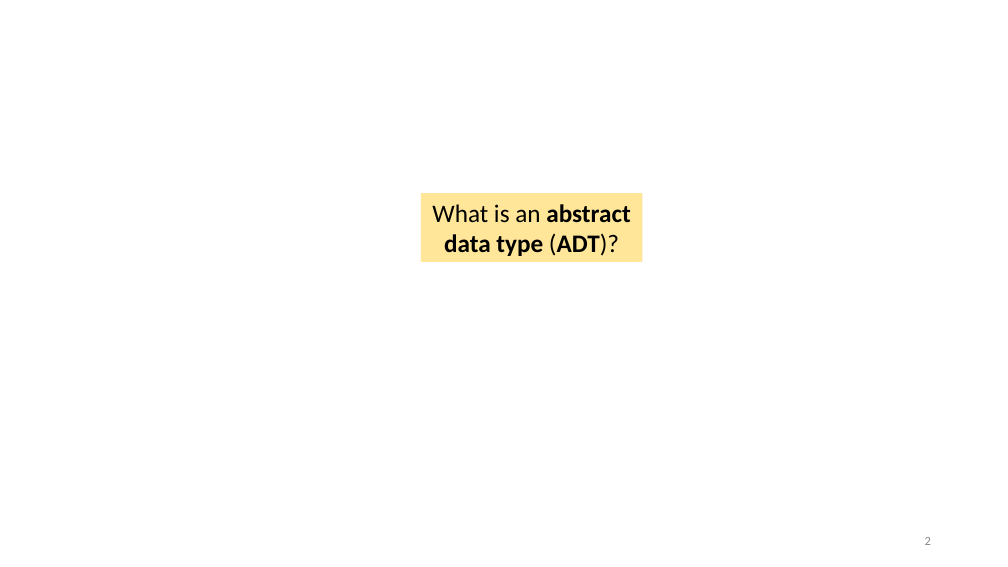
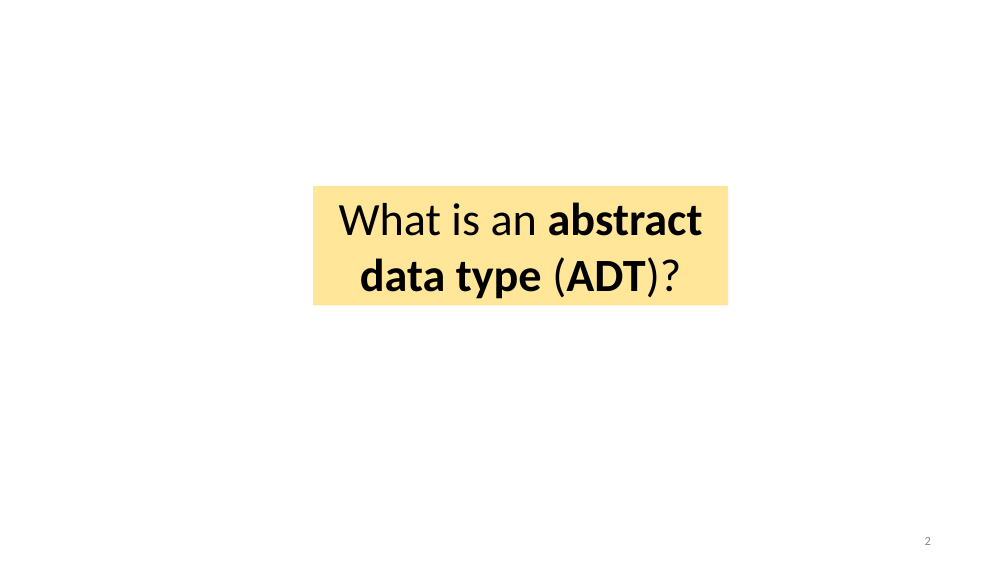
Before and after one commit to tjd1234/cmpt225fall2023, a slide deck: slide 2 of lecture_notes/week7/week7_priority_queues.pptx. Drawn at 1008x567 pixels with LibreOffice and Linux fonts; fonts in the diff are those of the drawing. Boxes give left, top, right and bottom in pixels: in the first picture for what was removed or moved away, otherwise in the second. Text is boxed around its words. In the diff, an @@ line names an element or a change of style, - is before the commit and + after.

```diff
--- a/lecture_notes/week7/week7_priority_queues.pptx
+++ b/lecture_notes/week7/week7_priority_queues.pptx
@@ rectangle "What is an abstract data ...": place and size @@
-rectangle "What is an abstract data ..." at <box>421,194,643,262</box>
+rectangle "What is an abstract data ..." at <box>313,186,728,306</box>
@@ rectangle "What is an abstract data ..." at <box>313,186,728,306</box>: size 24 to 44 pt @@
```
Also in this commit, not shown: 16 other slides changed, 1 other file.
